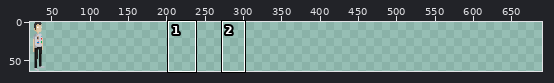
Sprite sheet -- img/player.png. The first picture is a wide view before the edit; the outline marks the close-up.
Close-up. The starting point:
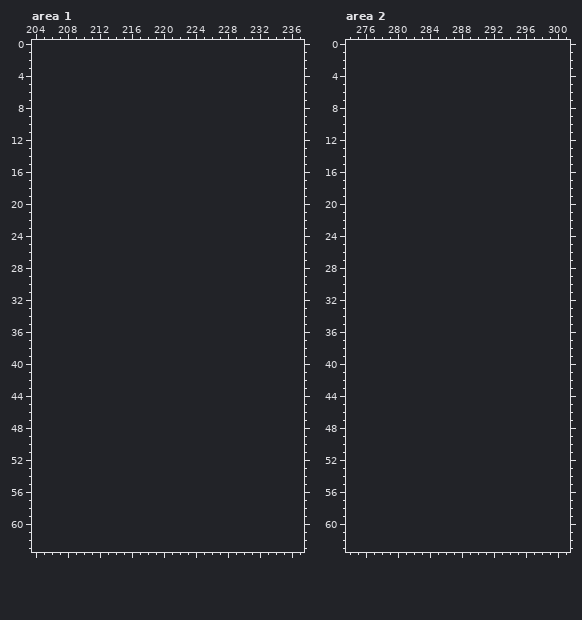
The file is 64x64 pixels. Colours within 5 levels of each other are drawn and written as one. Shown: area 1: x 204..237, y 0..63; area 2: x 274..301, y 0..63. The old version is drawn lined up with the new one, on the new canvas. The wide view leaves out empty margins. The commit also changed other parts of the picture, which this record leaves out.
Now the later version:
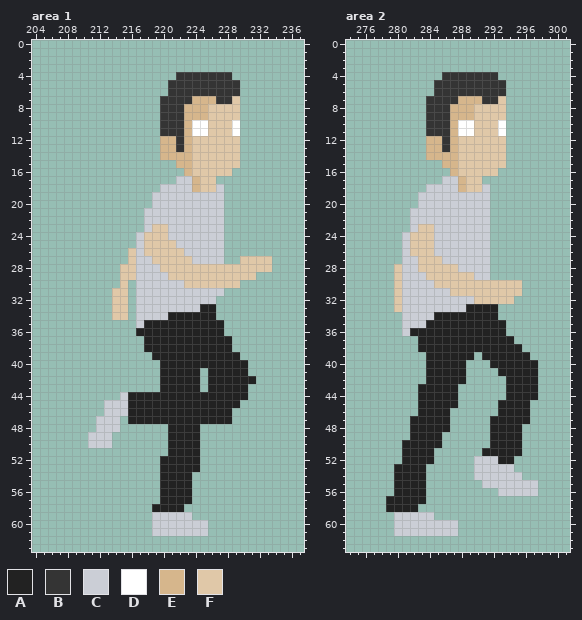
Palette (. is transparent): A #222222  B #343434  C #cbced6  D #ffffff  E #d6b68c  F #e0c8a8
The exact change:
canvas 64x64 -> 704x64
Area 1:
y 4: x 222..228 ....... -> BBBBBBB
y 5..6: x 221..229 ......... -> BBBBBBBBB
y 7: x 220..229 .......... -> BBBBEEEBBF
y 8..9: x 220..229 .......... -> BBBEEEFFFF
y 10..11: x 220..229 .......... -> BBBEDDFFFD
y 12..13: x 220..229 .......... -> EEBEFFFFFF
y 14: x 220..229 .......... -> EEEEFFFFFF
y 15: x 222..229 ........ -> EEFFFFFF
y 16: x 223..228 ...... -> EFFFFF
y 17: x 222..226 ..... -> CCEFF
y 18: x 220..227 ........ -> CCCCEFFC
y 19..20: x 219..227 ......... -> CCCCCCCCC
y 21..22: x 218..227 .......... -> CCCCCCCCCC
y 23: x 218..227 .......... -> CFFCCCCCCC
y 24: x 217..227 ........... -> CFFFCCCCCCC
y 25: x 217..227 ........... -> CFFFFCCCCCC
y 26: x 216..227 ............ -> FCFFFFFCCCCC
y 27: x 216..227 ............ -> FCCFFFFFCCCC; x 230..233 .... -> FFFF
y 28: x 215..233 ................... -> FFCCCFFFFFFFFFFFFFF
y 29: x 215..231 ................. -> FFCCCCFFFFFFFFFFF
y 30: x 215 . -> F; x 217..229 ............. -> CCCCCCFFFFFFF
y 31: x 214..215 .. -> FF; x 217..227 ........... -> CCCCCCCCCCC
y 32: x 214..215 .. -> FF; x 217..226 .......... -> CCCCCCCCCC
y 33: x 214..215 .. -> FF; x 217..226 .......... -> CCCCCCCCAA
y 34: x 214..215 .. -> FF; x 217..226 .......... -> CCCCAAAAAA
y 35: x 217..227 ........... -> CAAAAAAAAAA
y 36: x 217..227 ........... -> AAAAAAAAAAA
y 37..38: x 218..228 ........... -> AAAAAAAAAAA
y 39: x 219..229 ........... -> AAAAAAAAAAA
y 40: x 220..230 ........... -> AAAAAAAAAAA
y 41: x 220..224 ..... -> AAAAA; x 226..230 ..... -> AAAAA
y 42: x 220..224 ..... -> AAAAA; x 226..231 ...... -> AAAAAA
y 43: x 220..224 ..... -> AAAAA; x 226..230 ..... -> AAAAA
y 44: x 215..230 ................ -> CAAAAAAAAAAAAAAA
y 45: x 213..229 ................. -> CCCAAAAAAAAAAAAAA
y 46: x 213..228 ................ -> CCCAAAAAAAAAAAAA
y 47: x 212..214 ... -> CCC; x 216..228 ............. -> AAAAAAAAAAAAA
y 48: x 212..214 ... -> CCC; x 221..224 .... -> AAAA
y 49..50: x 211..213 ... -> CCC; x 221..224 .... -> AAAA
y 51: x 221..224 .... -> AAAA
y 52..53: x 220..224 ..... -> AAAAA
y 54..57: x 220..223 .... -> AAAA
y 58: x 219..222 .... -> AAAA
y 59: x 219..223 ..... -> CCCCC
y 60..61: x 219..225 ....... -> CCCCCCC
Area 2:
y 4: x 286..292 ....... -> BBBBBBB
y 5..6: x 285..293 ......... -> BBBBBBBBB
y 7: x 284..293 .......... -> BBBBEEEBBF
y 8..9: x 284..293 .......... -> BBBEEEFFFF
y 10..11: x 284..293 .......... -> BBBEDDFFFD
y 12..13: x 284..293 .......... -> EEBEFFFFFF
y 14: x 284..293 .......... -> EEEEFFFFFF
y 15: x 286..293 ........ -> EEFFFFFF
y 16: x 287..292 ...... -> EFFFFF
y 17: x 286..290 ..... -> CCEFF
y 18: x 284..291 ........ -> CCCCEFFC
y 19..20: x 283..291 ......... -> CCCCCCCCC
y 21..22: x 282..291 .......... -> CCCCCCCCCC
y 23: x 282..291 .......... -> CFFCCCCCCC
y 24..26: x 281..291 ........... -> CFFFCCCCCCC
y 27: x 281..291 ........... -> CCFFFCCCCCC
y 28: x 280..291 ............ -> FCCFFFFFCCCC
y 29: x 280..291 ............ -> FCCCFFFFFFCC
y 30: x 280..295 ................ -> FCCCCFFFFFFFFFFF
y 31: x 280..295 ................ -> FCCCCCCFFFFFFFFF
y 32: x 280..294 ............... -> FCCCCCCCCCFFFFF
y 33: x 280..292 ............. -> FCCCCCCCCAAAA
y 34: x 281..292 ............ -> CCCCAAAAAAAA
y 35: x 281..293 ............. -> CCCAAAAAAAAAA
y 36: x 281..293 ............. -> CAAAAAAAAAAAA
y 37: x 283..294 ............ -> AAAAAAAAAAAA
y 38: x 283..295 ............. -> AAAAAAAAAAAAA
y 39: x 284..289 ...... -> AAAAAA; x 291..296 ...... -> AAAAAA
y 40: x 284..288 ..... -> AAAAA; x 292..297 ...... -> AAAAAA
y 41: x 284..288 ..... -> AAAAA; x 293..297 ..... -> AAAAA
y 42: x 284..288 ..... -> AAAAA; x 294..297 .... -> AAAA
y 43..44: x 283..287 ..... -> AAAAA; x 294..297 .... -> AAAA
y 45: x 283..287 ..... -> AAAAA; x 293..296 .... -> AAAA
y 46: x 283..286 .... -> AAAA; x 293..296 .... -> AAAA
y 47: x 282..286 ..... -> AAAAA; x 292..296 ..... -> AAAAA
y 48: x 282..286 ..... -> AAAAA; x 292..295 .... -> AAAA
y 49: x 282..285 .... -> AAAA; x 292..295 .... -> AAAA
y 50: x 281..285 ..... -> AAAAA; x 292..295 .... -> AAAA
y 51: x 281..284 .... -> AAAA; x 291..295 ..... -> AAAAA
y 52: x 281..284 .... -> AAAA; x 290..294 ..... -> CCCAA
y 53: x 280..283 .... -> AAAA; x 290..294 ..... -> CCCCC
y 54: x 280..283 .... -> AAAA; x 290..295 ...... -> CCCCCC
y 55: x 280..283 .... -> AAAA; x 291..297 ....... -> CCCCCCC
y 56: x 280..283 .... -> AAAA; x 293..297 ..... -> CCCCC
y 57: x 279..283 ..... -> AAAAA
y 58: x 279..282 .... -> AAAA
y 59: x 280..284 ..... -> CCCCC
y 60..61: x 280..287 ........ -> CCCCCCCC
